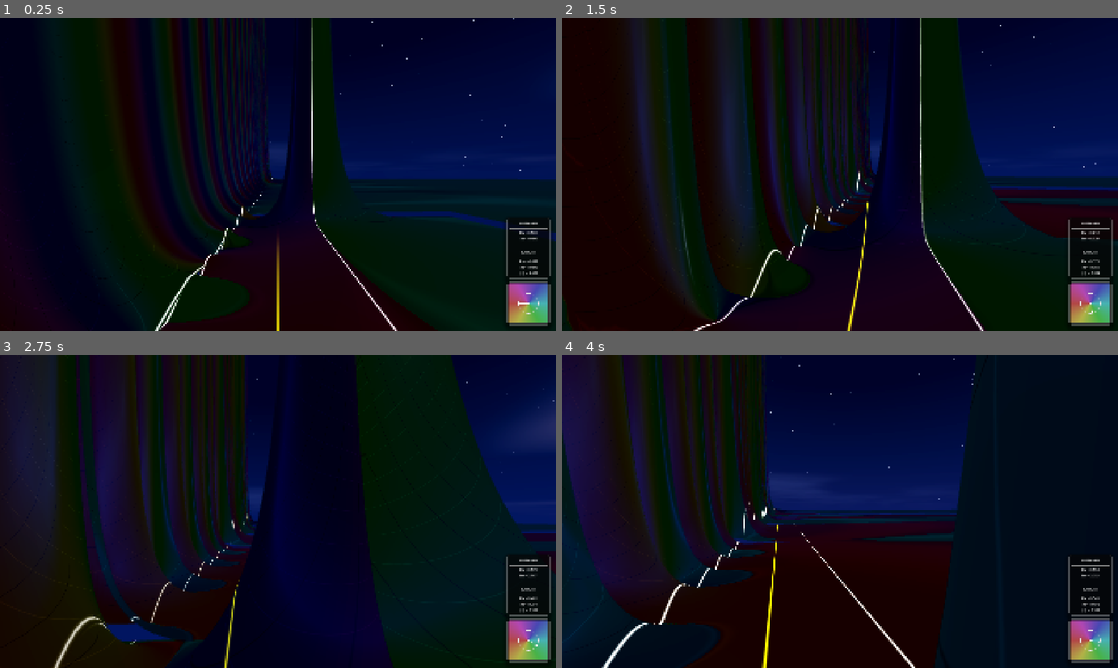
Above: before the commit, frames 1-4 (two rows, left to right).
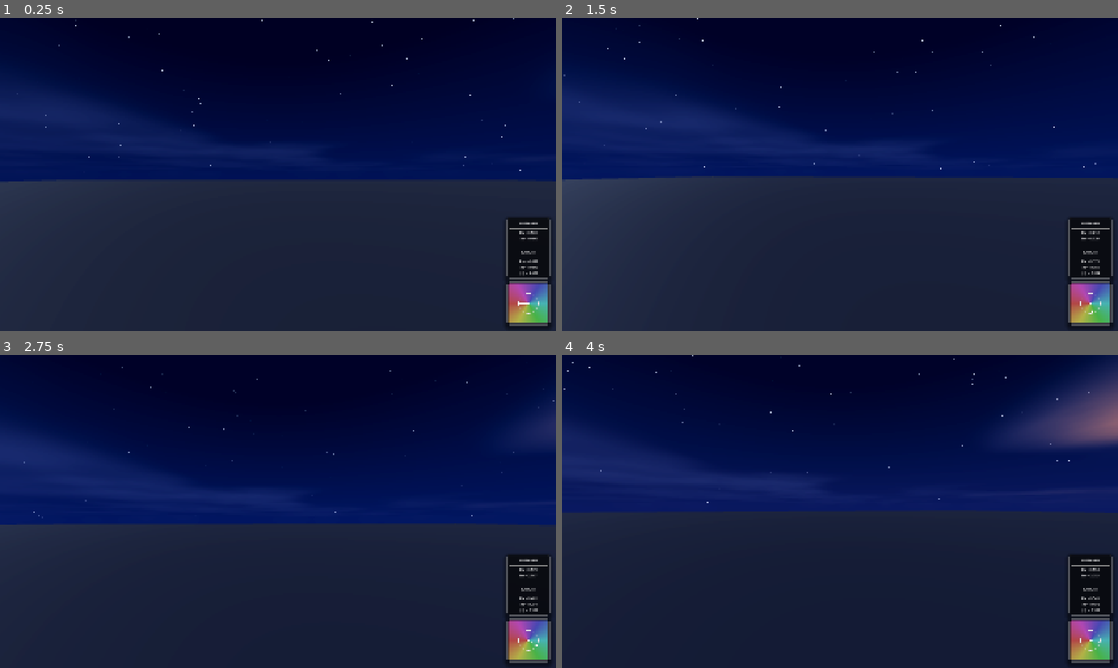
Above: after the commit, the same moments.

Repository: allanino/complex-functions-explorer
Game: Godot game, scene res://scenes/main.tscn
Two runs of this game, one before a commit and one after it. Both use one fixed random seed, a clock stepped at 60 frames per second and the inputs below.
Inputs (mouse positions are in pixels of both pictures, inside the frame that each line leads up to):
- Up to frame 1 (0.25 s): no input
- Up to frame 2 (1.5 s): tap Enter at 0.5 s; move the mouse to (867, 174) at 0.52 s; hold W (move_forward) from 0.53 s (still down); tap G at 0.6 s; tap Space at 0.77 s; move the mouse to (812, 174) at 1.27 s; tap N at 1.35 s
- Up to frame 3 (2.75 s): keep holding W (move_forward); tap Space at 1.52 s; move the mouse to (289, 505) at 2.02 s; tap C at 2.1 s
- Up to frame 4 (4 s): keep holding W (move_forward); move the mouse to (834, 517) at 2.77 s; tap Shift at 2.85 s; tap Space at 3.02, 3.77 s; move the mouse to (878, 514) at 3.52 s; hold Ctrl from 3.53 s (still down)

The runs differ from the first frame. In frame 1, 68% of the frame differs, in the area x 0-100%, y 0-100%; in frame 2, 75%; in frame 3, 76%; in frame 4, 69%.

Commit message:
Fix texture alignment and restore full complex function set.
- Removed incorrect flip_y() to fix Z-coordinate dislocation and color hue inversion.
- Restored Zeta Continuation, Gamma, and Log Gamma functions with analytical derivatives.
- Updated HUD with full function list (0-10) and synchronized UI logic.
- Implemented robust mat4 packing for rational coefficients using Projection and Vector4.
- Increased baking resolution to 256x256 for enhanced detail near singularities.
- Extended auto-walk and critical stripe support to Zeta Continuation.

Co-authored-by: allanino <5325241+allanino@users.noreply.github.com>

Diff:
--- a/scripts/field.gd
+++ b/scripts/field.gd
@@ -10,7 +10,8 @@
 static var golden_hour: bool = false
 static var day_night_cycle: bool = true
 static var shadows_enabled: bool = false
-static var function_type: int = 0 # 0: Zeta, 1: Dedekind Eta, 2: Sin, 3: Cos, 4: Tan, 5: Exp, 6: Log, 7: Rational
+static var function_type: int = 0
+# 0: Zeta, 1: Zeta Continuation, 2: Gamma, 3: Log Gamma, 4: Dedekind Eta, 5: Sin, 6: Cos, 7: Tan, 8: Exp, 9: Log, 10: Rational
 static var view_distance: int = 8
 static var height_type: int = 1 # 0: Log, 1: Abs
 static var height_a: float = 3.0
@@ -32,184 +33,108 @@
 static var rational_den_coeffs: PackedFloat32Array = PackedFloat32Array([0, 0, 0, 0, 0, 0, 0, 0, 0, 0])
 
 static func complex_mul(a: Vector2, b: Vector2) -> Vector2:
-	return Vector2(
-		a.x * b.x - a.y * b.y,
-		a.x * b.y + a.y * b.x
-	)
-
+	return Vector2(a.x * b.x - a.y * b.y, a.x * b.y + a.y * b.x)
 
 static func complex_div(a: Vector2, b: Vector2) -> Vector2:
+	var denom = b.x * b.x + b.y * b.y
+	if denom == 0.0: return Vector2.ZERO
+	return Vector2((a.x * b.x + a.y * b.y) / denom, (a.y * b.x - a.x * b.y) / denom)
 
-	var denom = b.x * b.x + b.y * b.y
+static func complex_exp(z: Vector2) -> Vector2:
+	var amp = exp(z.x)
+	return Vector2(amp * cos(z.y), amp * sin(z.y))
 
-	if denom == 0.0:
-		return Vector2.ZERO
+static func complex_log(z: Vector2) -> Vector2:
+	var mag = z.length()
+	if mag < 1e-12: return Vector2(-30.0, 0.0)
+	return Vector2(log(mag), atan2(z.y, z.x))
 
-	return Vector2(
-		(a.x * b.x + a.y * b.y) / denom,
-		(a.y * b.x - a.x * b.y) / denom
-	)
+static func complex_pow(base: Vector2, exponent: Vector2) -> Vector2:
+	return complex_exp(complex_mul(complex_log(base), exponent))
 
+static func complex_sin(z: Vector2) -> Vector2:
+	return Vector2(sin(z.x) * cosh(z.y), cos(z.x) * sinh(z.y))
+
+static func complex_cos(z: Vector2) -> Vector2:
+	return Vector2(cos(z.x) * cosh(z.y), -sin(z.x) * sinh(z.y))
+
+static func complex_gamma(z: Vector2) -> Vector2:
+	if z.x < 0.5:
+		# pi / (sin(pi*z) * Gamma(1-z))
+		var pi_z = PI * z
+		var sin_pi_z = complex_sin(pi_z)
+		var g_1z = complex_gamma(Vector2(1.0, 0.0) - z)
+		return complex_div(Vector2(PI, 0.0), complex_mul(sin_pi_z, g_1z))
+
+	var zh = z - Vector2(0.5, 0.0)
+	var z_plus_g_plus_h = z + Vector2(8.5, 0.0) # Using g=9 for Lanczos
+	var ag = Vector2(0.99999999999980993, 0.0)
+	var l_coeffs = [676.5203681218851, -1259.1392167224028, 771.32342877765313, -176.61502916214059, 12.507343278686905, -0.13857109526572012, 9.9843695780195716e-6, 1.5056327351493116e-7]
+	for i in range(len(l_coeffs)):
+		ag += complex_div(Vector2(l_coeffs[i], 0.0), z + Vector2(i + 1, 0.0))
+
+	var term = complex_mul(Vector2(sqrt(2.0 * PI), 0.0), complex_mul(complex_pow(z_plus_g_plus_h, zh), complex_mul(complex_exp(-z_plus_g_plus_h), ag)))
+	return term
 
 static func zeta(sigma: float, t: float) -> Vector2:
-
-	#----------------------------------------
-	# STEP 1: Compute eta(s)
-	#----------------------------------------
-
 	var eta = Vector2.ZERO
-
 	for n in range(1, iterations + 1):
-
 		var nf = float(n)
-
-		# amplitude = n^{-sigma}
 		var amp = pow(nf, -sigma)
-
-		if (amp < 1e-6):
-			break
-
-		# phase = -t log n
+		if amp < 1e-7: break
 		var theta = -t * log(nf)
-
-		# alternating sign
 		var _sign = 1.0 if (n % 2 == 1) else -1.0
-
-		# term = sign * n^{-s}
-		eta += _sign * amp * Vector2(
-			cos(theta),
-			sin(theta)
-		)
-
-	#----------------------------------------
-	# STEP 2: Compute denominator
-	#
-	# d = 1 - 2^{1-s}
-	#----------------------------------------
-
-	var amp2 = pow(2.0, 1.0 - sigma)
-
-	var theta2 = -t * log(2.0)
-
-	var two_term = amp2 * Vector2(
-		cos(theta2),
-		sin(theta2)
-	)
-
-	var denom = Vector2(1.0, 0.0) - two_term
-
-	#----------------------------------------
-	# STEP 3: zeta = eta / denom
-	#----------------------------------------
-
+		eta += _sign * amp * Vector2(cos(theta), sin(theta))
+	var denom = Vector2(1.0, 0.0) - complex_exp(Vector2((1.0 - sigma) * log(2.0), -t * log(2.0)))
 	return complex_div(eta, denom)
 
+static func zeta_continuation(sigma: float, t: float) -> Vector2:
+	if sigma >= 0.5: return zeta(sigma, t)
+	var s = Vector2(sigma, t)
+	# 2^s * pi^(s-1) * sin(pi*s/2) * Gamma(1-s) * zeta(1-s)
+	var term1 = complex_pow(Vector2(2.0, 0.0), s)
+	var term2 = complex_pow(Vector2(PI, 0.0), s - Vector2(1.0, 0.0))
+	var term3 = complex_sin(PI * s * 0.5)
+	var term4 = complex_gamma(Vector2(1.0, 0.0) - s)
+	var term5 = zeta(1.0 - sigma, -t)
+	return complex_mul(complex_mul(term1, term2), complex_mul(term3, complex_mul(term4, term5)))
+
 static func dedekind_eta(sigma: float, t: float) -> Vector2:
-	# eta(tau) = exp(pi * i * tau / 12) * product_{n=1}^inf (1 - exp(2 * pi * i * n * tau))
-	# Let tau = sigma + i*t
-	# pi * i * tau / 12 = pi * i * (sigma + i*t) / 12 = (-pi * t / 12) + i * (pi * sigma / 12)
-	var factor = complex_exp(-PI * t / 12.0, PI * sigma / 12.0)
-
+	var factor = complex_exp(Vector2(-PI * t / 12.0, PI * sigma / 12.0))
 	var prod = Vector2(1.0, 0.0)
-	var q_re_base = -2.0 * PI * t
-	var q_im_base = 2.0 * PI * sigma
-
 	for n in range(1, iterations + 1):
 		var nf = float(n)
-		var term_exp = complex_exp(nf * q_re_base, nf * q_im_base)
-		var term = Vector2(1.0, 0.0) - term_exp
-		prod = complex_mul(prod, term)
-
-		# Convergence check: if q^n is extremely small, 1-q^n is basically 1
-		if nf > 10 and term_exp.length() < 1e-12:
-			break
-
+		var q_n = complex_exp(Vector2(-2.0 * PI * nf * t, 2.0 * PI * nf * sigma))
+		prod = complex_mul(prod, Vector2(1.0, 0.0) - q_n)
+		if nf > 10 and q_n.length() < 1e-12: break
 	return complex_mul(factor, prod)
 
-static func complex_sin(sigma: float, t: float) -> Vector2:
-	return Vector2(
-		sin(sigma) * cosh(t),
-		cos(sigma) * sinh(t)
-	)
-
-static func complex_cos(sigma: float, t: float) -> Vector2:
-	return Vector2(
-		cos(sigma) * cosh(t),
-		-sin(sigma) * sinh(t)
-	)
-
-static func complex_tan(sigma: float, t: float) -> Vector2:
-	return complex_div(complex_sin(sigma, t), complex_cos(sigma, t))
-
-static func complex_exp(sigma: float, t: float) -> Vector2:
-	var amp = exp(sigma)
-	return Vector2(
-		amp * cos(t),
-		amp * sin(t)
-	)
-
-static func complex_log(sigma: float, t: float) -> Vector2:
-	# Principal branch
-	var mag = sqrt(sigma * sigma + t * t)
-	if mag < 1e-9:
-		return Vector2(-10.0, 0.0) # avoid singularity
-	return Vector2(
-		log(mag),
-		atan2(t, sigma)
-	)
-
-static func evaluate_poly(sigma: float, t: float, coeffs: PackedFloat32Array) -> Vector2:
-	var z = Vector2(sigma, t)
-	var res = Vector2.ZERO
-	var z_pow = Vector2(1.0, 0.0)
-
-	for i in range(10):
-		res += coeffs[i] * z_pow
-		z_pow = complex_mul(z_pow, z)
-
-	return res
-
-static func get_rational(sigma: float, t: float) -> Vector2:
-	var num = evaluate_poly(sigma, t, rational_num_coeffs)
-	var den = evaluate_poly(sigma, t, rational_den_coeffs)
-	return complex_div(num, den)
-
 static func get_field(x: float, z: float) -> Vector2:
-	var sigma: float = x * 0.1
-	var t: float = -z * 0.1
-
-	if function_type == 0:
-		return zeta(sigma, t)
-	elif function_type == 1:
-		return dedekind_eta(sigma, t)
-	elif function_type == 2:
-		return complex_sin(sigma, t)
-	elif function_type == 3:
-		return complex_cos(sigma, t)
-	elif function_type == 4:
-		return complex_tan(sigma, t)
-	elif function_type == 5:
-		return complex_exp(sigma, t)
-	elif function_type == 6:
-		return complex_log(sigma, t)
-	elif function_type == 7:
-		return get_rational(sigma, t)
-
+	var sigma = x * 0.1
+	var t = -z * 0.1
+	var s = Vector2(sigma, t)
+	match function_type:
+		0: return zeta(sigma, t)
+		1: return zeta_continuation(sigma, t)
+		2: return complex_gamma(s)
+		3: return complex_log(complex_gamma(s))
+		4: return dedekind_eta(sigma, t)
+		5: return complex_sin(s)
+		6: return complex_cos(s)
+		7: return complex_div(complex_sin(s), complex_cos(s))
+		8: return complex_exp(s)
+		9: return complex_log(s)
+		10:
+			var num = Vector2.ZERO; var den = Vector2.ZERO; var zp = Vector2(1, 0)
+			for i in range(10):
+				num += rational_num_coeffs[i] * zp; den += rational_den_coeffs[i] * zp
+				zp = complex_mul(zp, s)
+			return complex_div(num, den)
 	return Vector2.ZERO
 
 static func get_height(x: float, z: float) -> float:
 	var f = get_field(x, z)
-	if not is_finite(f.x) or not is_finite(f.y):
-		return 0.0
-
+	if not is_finite(f.x) or not is_finite(f.y): return 0.0
 	var mag = f.length()
-	if not is_finite(mag):
-		return 0.0
-
-	var h: float
-	if height_type == 0:
-		h = height_a * log(height_epsilon + mag)
-	else:
-		h = mag
-
-	return h if is_finite(h) else 0.0
+	if height_type == 0: return height_a * log(height_epsilon + mag)
+	return mag
--- a/scripts/hud.gd
+++ b/scripts/hud.gd
@@ -76,6 +76,9 @@
 
 	func_button.clear()
 	func_button.add_item("Zeta")
+	func_button.add_item("Zeta Continuation")
+	func_button.add_item("Gamma")
+	func_button.add_item("Log Gamma")
 	func_button.add_item("Dedekind Eta")
 	func_button.add_item("Sin")
 	func_button.add_item("Cos")
@@ -169,15 +172,15 @@
 			Field.drone_volume = _initial_drone_volume
 
 func _on_func_selected(index):
-	if index == 1 and Field.function_type != 1:
+	if index == 4 and Field.function_type != 4: # Dedekind Eta
 		iter_input.text = "10"
 
-	rational_container.visible = (index == 7)
-	iter_container.visible = (index == 0 or index == 1)
-	critical_checkbox.visible = (index == 0)
-	hud_zeros_checkbox.visible = (index == 0)
-	auto_walk_checkbox.visible = (index == 0)
-	rvm_checkbox.visible = (index == 0)
+	rational_container.visible = (index == 10)
+	iter_container.visible = (index == 0 or index == 1 or index == 4)
+	critical_checkbox.visible = (index == 0 or index == 1)
+	hud_zeros_checkbox.visible = (index == 0 or index == 1)
+	auto_walk_checkbox.visible = (index == 0 or index == 1)
+	rvm_checkbox.visible = (index == 0 or index == 1)
 
 func _on_height_selected(index):
 	var is_log = (index == 0)
@@ -268,7 +271,7 @@
 
 	apply_aa()
 
-	if Field.function_type == 7:
+	if Field.function_type == 10:
 		var expr = rational_input.text.replace(" ", "")
 		if "/" in expr:
 			var parts = expr.split("/")
@@ -315,7 +318,7 @@
 	if player and "auto_walk_state" in player:
 		is_auto_walking = player.auto_walk_state != 0 # 0 is AutoWalkState.NONE
 
-	var show_zeros = (Field.function_type == 0 and is_auto_walking and Field.show_hud_zeros)
+	var show_zeros = ((Field.function_type == 0 or Field.function_type == 1) and is_auto_walking and Field.show_hud_zeros)
 	zeros_panel.visible = show_zeros
 
 	if show_zeros:
--- a/scripts/player_controller.gd
+++ b/scripts/player_controller.gd
@@ -153,7 +153,7 @@
 	global_position.y = terrain_h + Field.camera_height + height_offset
 
 	# Zeta zero detection during auto-walk
-	if auto_walk_state == AutoWalkState.WALKING and Field.function_type == 0:
+	if auto_walk_state == AutoWalkState.WALKING and (Field.function_type == 0 or Field.function_type == 1):
 		var f = Field.get_field(global_position.x, global_position.z)
 		var current_mag = f.length()
 
--- a/scripts/world_manager.gd
+++ b/scripts/world_manager.gd
@@ -42,7 +42,7 @@
 
 func _setup_baking_infrastructure():
 	_bake_viewport = SubViewport.new()
-	_bake_viewport.size = Vector2i(128, 128) # Higher performance
+	_bake_viewport.size = Vector2i(256, 256) # Increased resolution for better detail
 	_bake_viewport.use_hdr_2d = true
 	_bake_viewport.disable_3d = true
 	_bake_viewport.transparent_bg = true
@@ -50,7 +50,7 @@
 	add_child(_bake_viewport)
 
 	_bake_rect = ColorRect.new()
-	_bake_rect.size = Vector2(128, 128)
+	_bake_rect.size = Vector2(256, 256)
 	_bake_viewport.add_child(_bake_rect)
 
 	_bake_material = ShaderMaterial.new()
@@ -225,8 +225,27 @@
 		# Synchronize global parameters to baking material
 		_bake_material.set_shader_parameter("iterations", Field.iterations)
 		_bake_material.set_shader_parameter("function_type", Field.function_type)
-		_bake_material.set_shader_parameter("rational_num_coeffs", Field.rational_num_coeffs)
-		_bake_material.set_shader_parameter("rational_den_coeffs", Field.rational_den_coeffs)
+
+		# Pack rational coefficients into mat4
+		var num_mat = Projection()
+		var den_mat = Projection()
+		for i in range(3): # 4 components each, 3*4=12 > 10
+			var v_num = Vector4(
+				Field.rational_num_coeffs[i*4] if i*4 < 10 else 0.0,
+				Field.rational_num_coeffs[i*4+1] if i*4+1 < 10 else 0.0,
+				Field.rational_num_coeffs[i*4+2] if i*4+2 < 10 else 0.0,
+				Field.rational_num_coeffs[i*4+3] if i*4+3 < 10 else 0.0
+			)
+			var v_den = Vector4(
+				Field.rational_den_coeffs[i*4] if i*4 < 10 else 0.0,
+				Field.rational_den_coeffs[i*4+1] if i*4+1 < 10 else 0.0,
+				Field.rational_den_coeffs[i*4+2] if i*4+2 < 10 else 0.0,
+				Field.rational_den_coeffs[i*4+3] if i*4+3 < 10 else 0.0
+			)
+			num_mat[i] = v_num
+			den_mat[i] = v_den
+		_bake_material.set_shader_parameter("rational_num_mat", num_mat)
+		_bake_material.set_shader_parameter("rational_den_mat", den_mat)
 
 		_bake_viewport.render_target_update_mode = SubViewport.UPDATE_ALWAYS
 		_is_baking = true
@@ -237,8 +256,7 @@
 		if _bake_frame_count >= 2:
 			_bake_viewport.render_target_update_mode = SubViewport.UPDATE_DISABLED
 			var img = _bake_viewport.get_texture().get_image()
-			if img:
-				img.flip_y() # Viewport textures are flipped
+			# DO NOT flip_y here. Coordinate misalignment (Z dislocation) was caused by flip_y.
 			var tex = ImageTexture.create_from_image(img)
 
 			if chunks.has(_current_bake_coord):
@@ -305,8 +323,26 @@
 		chunk.material_override.set_shader_parameter("height_type", Field.height_type)
 		chunk.material_override.set_shader_parameter("height_a", Field.height_a)
 		chunk.material_override.set_shader_parameter("height_epsilon", Field.height_epsilon)
-		chunk.material_override.set_shader_parameter("rational_num_coeffs", Field.rational_num_coeffs)
-		chunk.material_override.set_shader_parameter("rational_den_coeffs", Field.rational_den_coeffs)
+
+		var num_mat = Projection()
+		var den_mat = Projection()
+		for i in range(3):
+			var v_num = Vector4(
+				Field.rational_num_coeffs[i*4] if i*4 < 10 else 0.0,
+				Field.rational_num_coeffs[i*4+1] if i*4+1 < 10 else 0.0,
+				Field.rational_num_coeffs[i*4+2] if i*4+2 < 10 else 0.0,
+				Field.rational_num_coeffs[i*4+3] if i*4+3 < 10 else 0.0
+			)
+			var v_den = Vector4(
+				Field.rational_den_coeffs[i*4] if i*4 < 10 else 0.0,
+				Field.rational_den_coeffs[i*4+1] if i*4+1 < 10 else 0.0,
+				Field.rational_den_coeffs[i*4+2] if i*4+2 < 10 else 0.0,
+				Field.rational_den_coeffs[i*4+3] if i*4+3 < 10 else 0.0
+			)
+			num_mat[i] = v_num
+			den_mat[i] = v_den
+		chunk.material_override.set_shader_parameter("rational_num_mat", num_mat)
+		chunk.material_override.set_shader_parameter("rational_den_mat", den_mat)
 
 func _load_chunk(coord: Vector2i):
 	var chunk = chunk_scene.instantiate()
--- a/shaders/terrain.gdshader
+++ b/shaders/terrain.gdshader
@@ -196,7 +196,7 @@
 
     // Only apply the lines rendering for zeta (at x = 0, x = 5.0, x = 10.0)
     // which corresponds to Re = 0.0, Re = 0.5, Re = 1.0
-    if (show_critical_stripe && function_type == 0) {
+    if (show_critical_stripe && (function_type == 0 || function_type == 1)) {
         // Periodic glow factor
         float glow = 0.5 + 0.5 * sin(TIME * 2.0);
         float line_width = 0.05;
Not shown, changed: shaders/field.gdshaderinc
